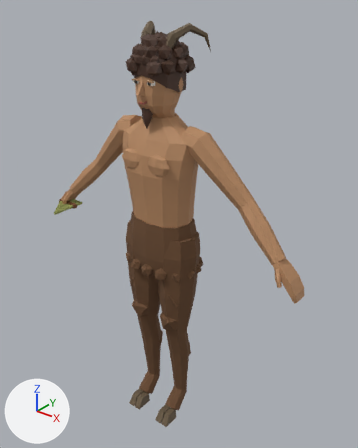
The glTF model Resource/Characters/Humanoid/Presets/CHR_PAN.glb, before and after one commit.
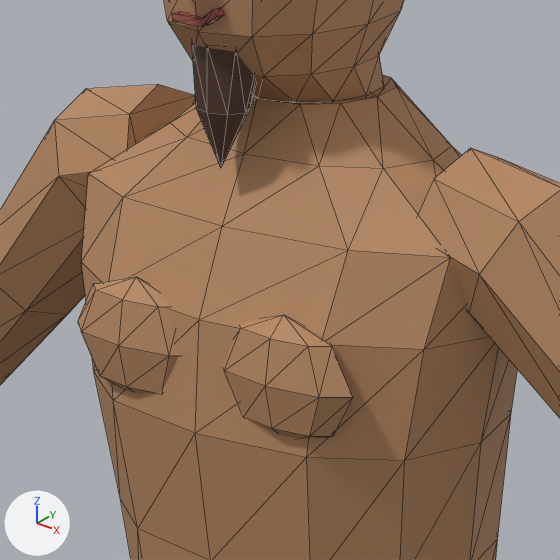
Each version is shown whole from a 50 mm camera at (1.216, -1.408, 1.871) aimed at (0.031, 0.074, 0.952), then close up on the part from 30% to 58% of the width and 22% to 44% of the height. Arrows for +X, +Y and +Z are at lower left; the lights stay in place. The older version's two pictures come first. The close-ups show mesh edges as thin lines. Where no turn or scale is listed for an object, it has been applied to the vertices. Vertices at exactly the same position are counted once.

The first close-up shows 'CHR_PAN.Arms_Bare', 'CHR_PAN.Beard_Goatee', 'CHR_PAN.Head_M', 'CHR_PAN.Torso_Bare_M' and 1 more.
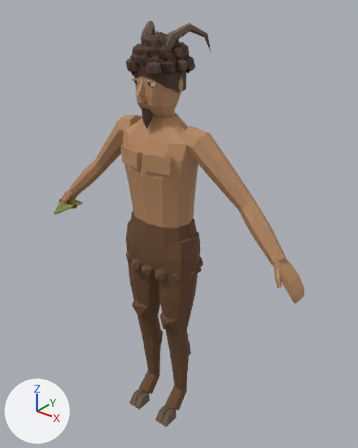
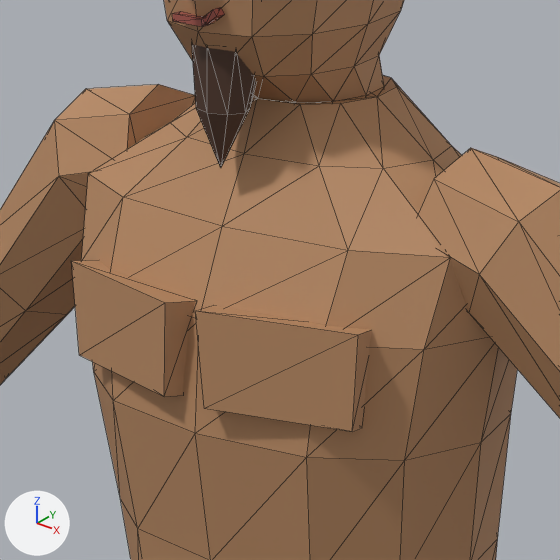
The change, as a list of edits to the scene's bpy script:
```text
Change me_torso_bare_m_001:
    used by ob_chr_pan_torso_bare_m; location = (0.0, 0.0, 0.0)
    remove me_torso_bare_m_001.from_pydata(...)  # 148 vertices, 284 faces; spans x -0.179..0.179, y -0.112..0.1, z 0.95..1.425
    add me_torso_bare_m_001.from_pydata(...)  # 112 vertices, 212 faces; spans x -0.179..0.179, y -0.12..0.1, z 0.95..1.425
    me_torso_bare_m_001 part 1: the loose piece of 26 vertices spanning x -0.122..-0.008, y -0.112..-0.074, z 1.221..1.306 is rebuilt with 8 vertices and now spans x -0.126..-0.007, y -0.12..-0.068, z 1.238..1.305
    me_torso_bare_m_001 part 2
    23 vertices are removed from x 0.008..0.122, y -0.112..-0.074, z 1.221..1.306
    48 faces are deleted
    3 vertices move from x 0.065..0.105, y -0.093..-0.08, z 1.233 to x 0.013..0.126, y -0.12..-0.092, z 1.238..1.305
    5 vertices are added at (0.018, -0.12, 1.24), (0.121, -0.094, 1.24), (0.117, -0.079, 1.238), (0.12, -0.068, 1.302), (0.007, -0.096, 1.302)
    12 new faces join them
```

What differs and where, as boxes [x1, y1, x2, y2] in the close-ups (560 x 560 px):
'CHR_PAN.Torso_Bare_M', reshaped
    before: [78, 75, 517, 560]
    after: [71, 75, 517, 560]
part 1 of me_torso_bare_m_001, rebuilt
    before: [78, 277, 179, 393]
    after: [71, 260, 196, 397]
part 2 of me_torso_bare_m_001, reshaped
    before: [223, 315, 353, 439]
    after: [195, 305, 372, 432]
